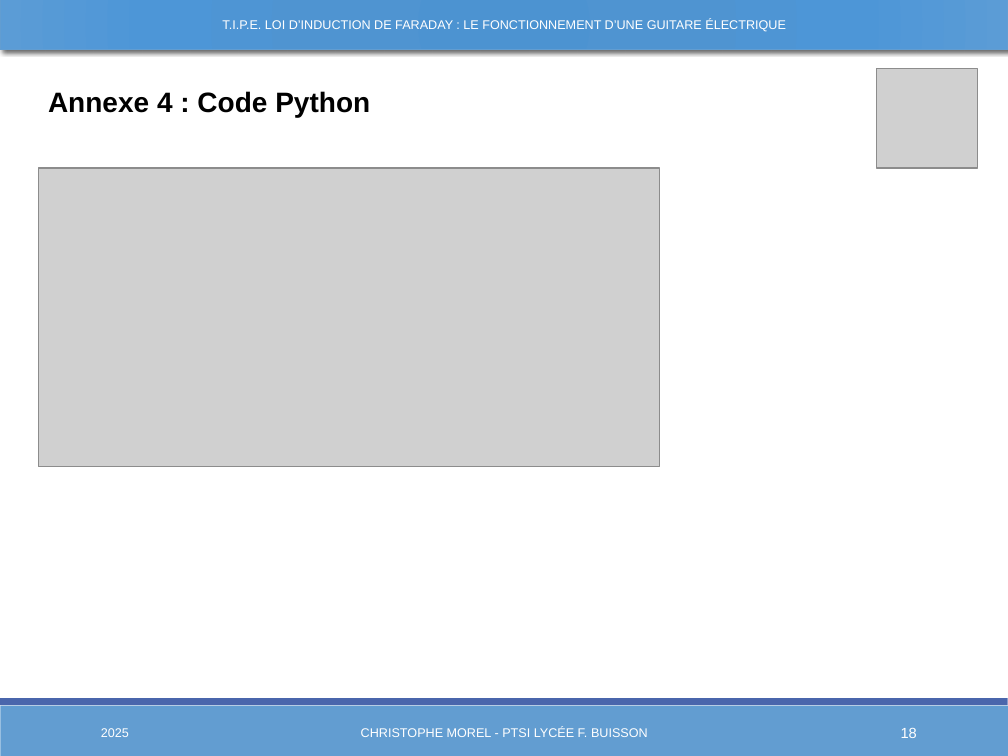
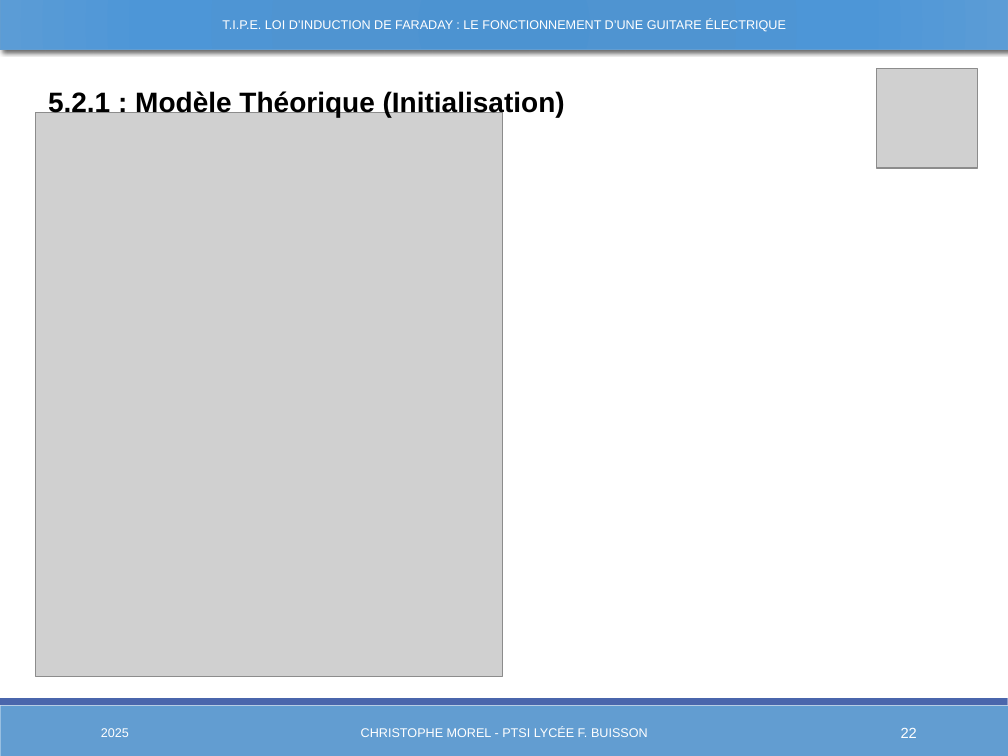
Before and after one commit to Chrismorel7/TIPE---Micro_guitare_elec, a slide deck: slide 22 of Views/Presentation3.pptx (slide 18 before the commit). Drawn at 1008x756 pixels with LibreOffice and Linux fonts; fonts in the diff are those of the drawing; grey boxes stand for pictures. Boxes give left, top, right and bottom in pixels: in the first picture for what was removed or moved away, otherwise in the second. Text is boxed around its words. In the diff, an @@ line names an element or a change of style, - is before the commit and + after.

```diff
--- a/Views/Presentation3.pptx
+++ b/Views/Presentation3.pptx
@@ picture added at (36, 112, 503, 676) @@
@@ text at (48, 90, 565, 117): text changed @@
-Annexe 4 : Code Python
+5.2.1 : Modèle Théorique (Initialisation)
@@ picture removed at (38, 168, 659, 467) @@
@@ page number at (901, 728, 917, 738): text changed @@
-18
+22
```
Also in this commit, not shown: 14 other slides changed, 6 slides added, 15 other files.
